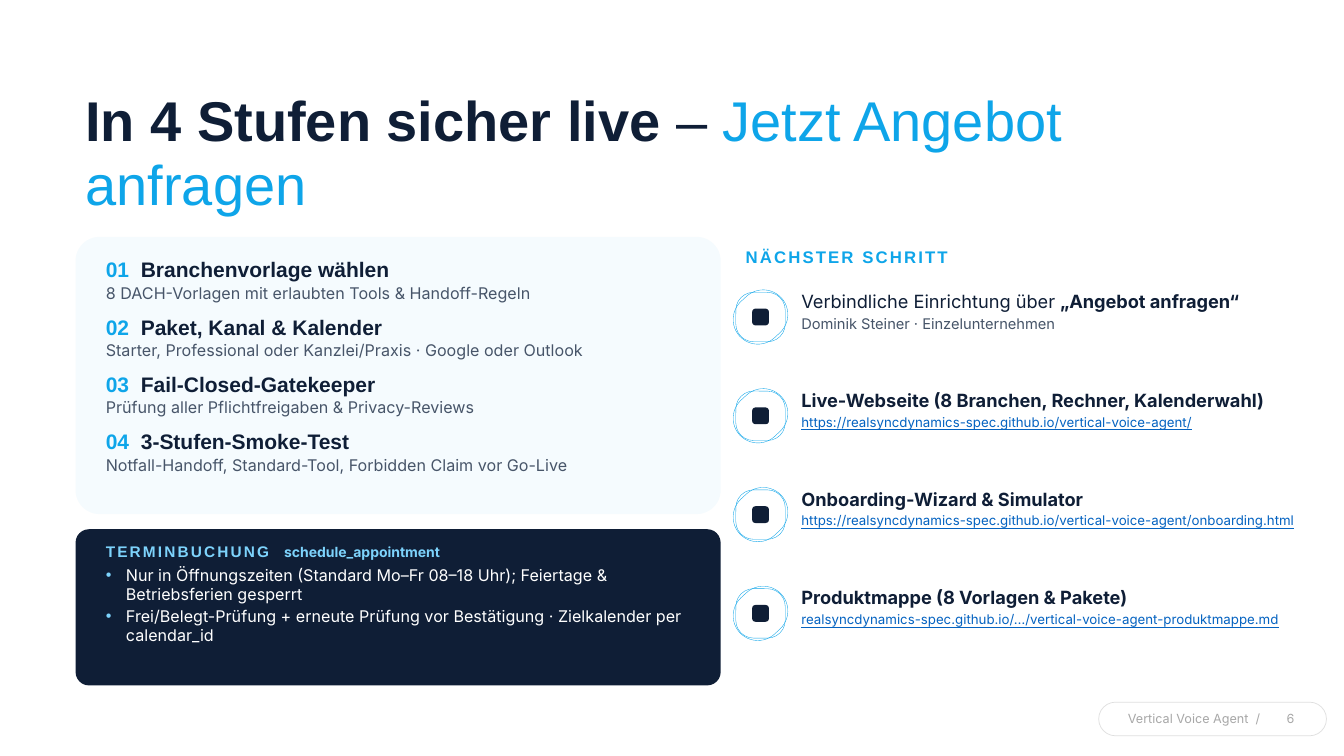
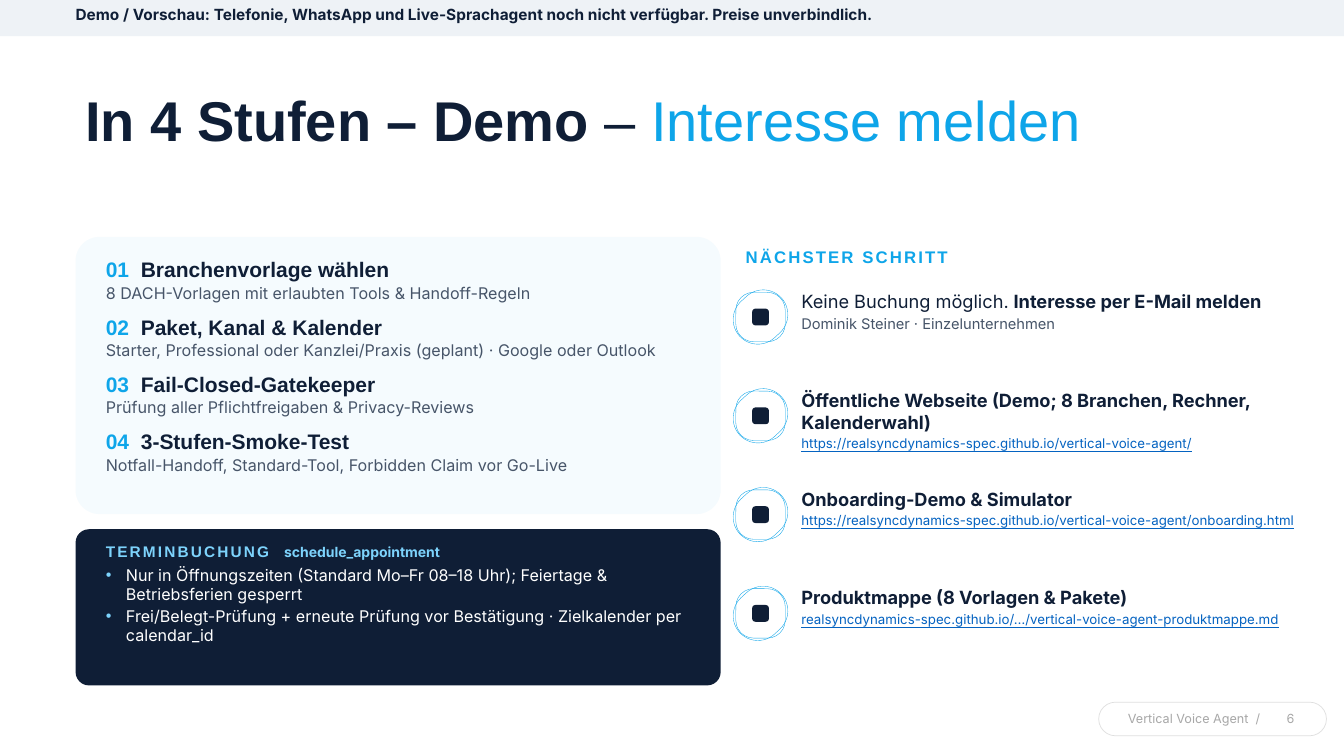
Before and after one commit to realsyncdynamics-spec/vertical-voice-agent, a slide deck: slide 6 of vertical-voice-agent-pitch-deck.pptx. Drawn at 1344x756 pixels with LibreOffice and Linux fonts; fonts in the diff are those of the drawing. Boxes give left, top, right and bottom in pixels: in the first picture for what was removed or moved away, otherwise in the second. Text is boxed around its words. In the diff, an @@ line names an element or a change of style, - is before the commit and + after.

Commit message:
docs(pitch-deck): Demo-Kennzeichnung, Telefonie/Kanzlei als geplant, Preise unverbindlich

```diff
--- a/vertical-voice-agent-pitch-deck.pptx
+++ b/vertical-voice-agent-pitch-deck.pptx
@@ rectangle added at <box>0,0,1344,36</box>, fill #EEF2F6 @@
@@ text added at <box>76,8,872,24</box>, 11 pt, text #0F1E36, bold @@
+Demo / Vorschau: Telefonie, WhatsApp und Live-Sprachagent noch nicht verfügbar. Preise unverbindlich.
@@ text at <box>85,100,1081,142</box>: text changed @@
-In 4 Stufen sicher live – Jetzt Angebot anfragen
+In 4 Stufen – Demo – Interesse melden
@@ text at <box>801,294,1262,312</box>: text changed; bold on @@
-Verbindliche Einrichtung über „Angebot anfragen“
+Keine Buchung möglich. Interesse per E-Mail melden
@@ text at <box>106,343,656,360</box>: text changed @@
-Starter, Professional oder Kanzlei/Praxis · Google oder Outlook
+Starter, Professional oder Kanzlei/Praxis (geplant) · Google oder Outlook
@@ text at <box>801,392,1251,432</box>: text changed @@
-Live-Webseite (8 Branchen, Rechner, Kalenderwahl)
+Öffentliche Webseite (Demo; 8 Branchen, Rechner, Kalenderwahl)
@@ text at <box>801,492,1072,510</box>: text changed @@
-Onboarding-Wizard & Simulator
+Onboarding-Demo & Simulator
```
Also in this commit, not shown: 5 other slides changed.
